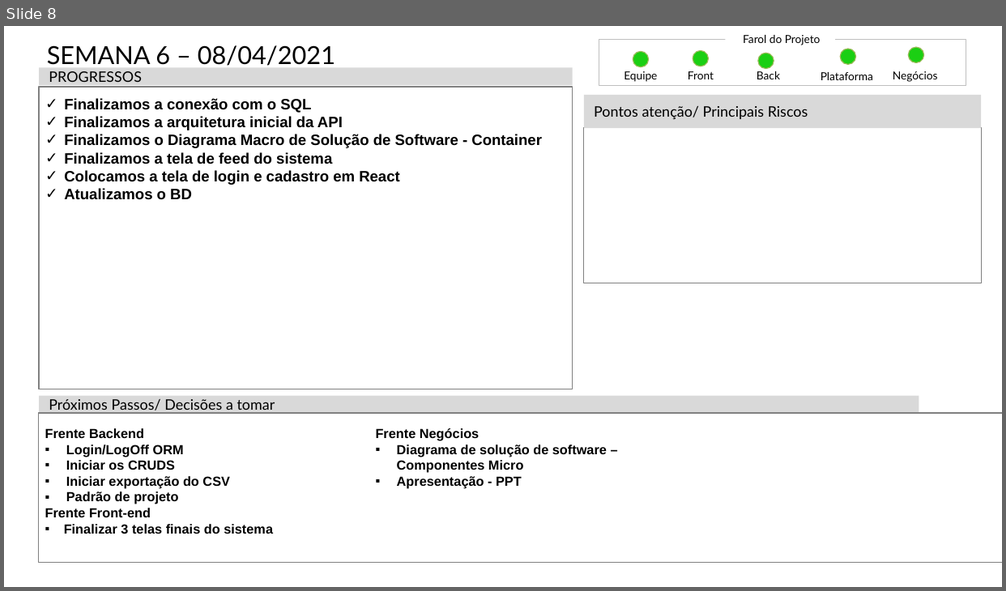
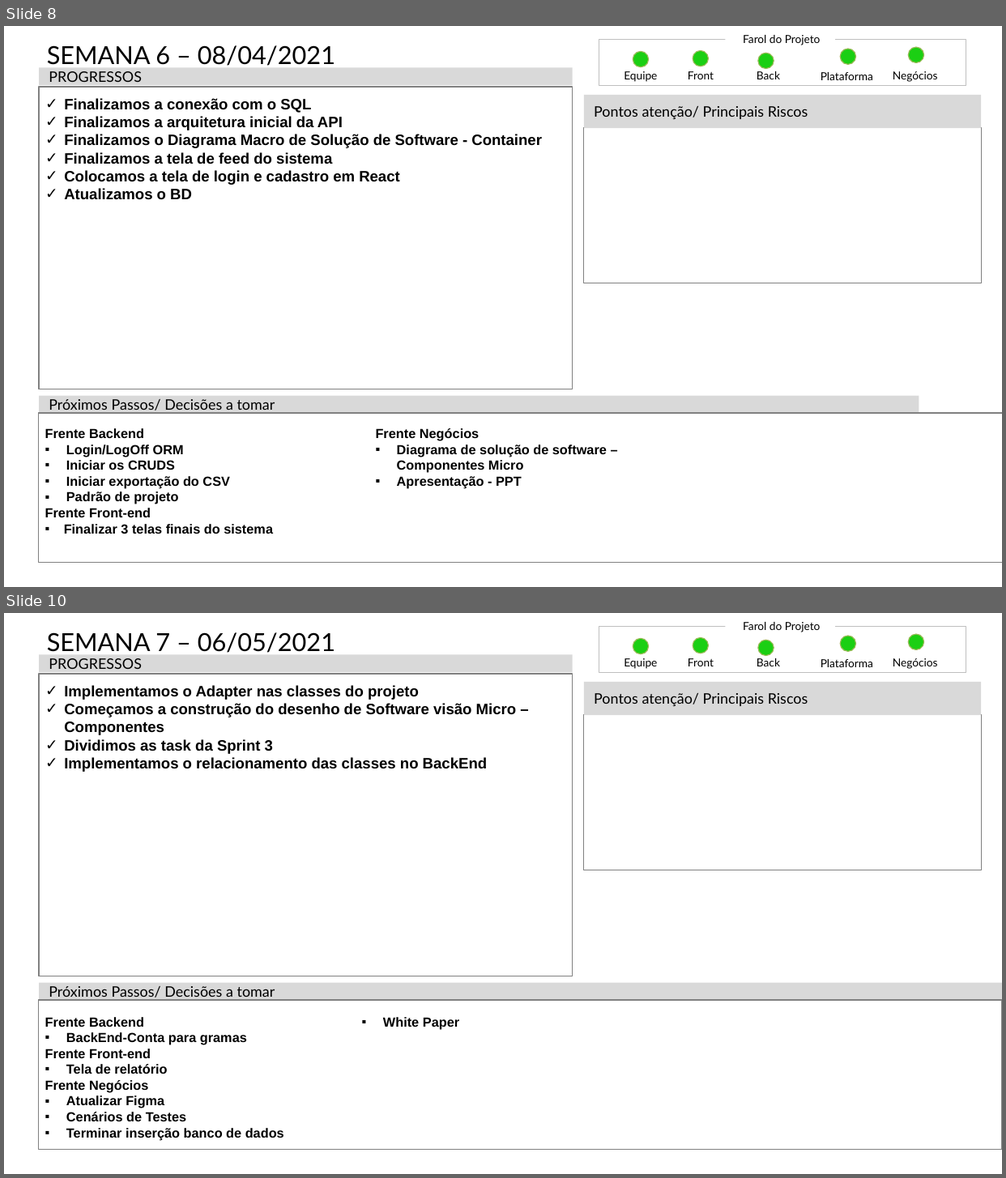
Before and after one commit to mileneoliveira/grupo04-react-web, a slide deck: Documentação/Status_Report/Mod_Status_Report-PI20202.pptx. Shown one above the other, each under a label of ours: slide 8 before the commit, slides 8 and 10 after it; the slides between them are not shown. The pictures are 1006x591 and 1006x1178 pixels, drawn with LibreOffice and Linux fonts; fonts in the diff are those of the drawing. Boxes give left, top, right and bottom in pixels: in the first picture for what was removed or moved away, otherwise in the second. Text is boxed around its words. In the diff, an @@ line names an element or a change of style, - is before the commit and + after.

```diff
--- a/Documentação/Status_Report/Mod_Status_Report-PI20202.pptx
+++ b/Documentação/Status_Report/Mod_Status_Report-PI20202.pptx
@@ slide 10 added at [4,613,1002,1174], background #FFFFFF @@
@@ title added at [47,632,335,653], 26.5 pt, text #000000 @@
+SEMANA 7 – 06/05/2021
@@ rectangle added at [599,627,966,673], outline #BFBFBF 0.5 pt @@
@@ text added at [743,622,820,632], 11.8 pt, text #000000 @@
+Farol do Projeto
@@ ellipse added at [841,636,856,651], fill #1BCF13, outline #9BBB59 1 pt @@
@@ ellipse added at [908,634,924,649], fill #1BCF13, outline #9BBB59 1 pt @@
@@ rectangle added at [39,654,572,672], fill #D9D9D9, 15.4 pt, text #000000 @@
+PROGRESSOS
@@ text added at [624,658,657,669], 11.8 pt, text #000000 @@
+Equipe
@@ ellipse added at [633,638,648,653], fill #1BCF13, outline #9BBB59 1 pt @@
@@ text added at [688,658,714,666], 11.8 pt, text #000000 @@
+Front
@@ ellipse added at [692,637,708,653], fill #1BCF13, outline #9BBB59 1 pt @@
@@ text added at [756,658,780,666], 11.8 pt, text #000000 @@
+Back
@@ ellipse added at [758,641,774,656], fill #1BCF13, outline #9BBB59 1 pt @@
@@ text added at [820,659,873,667], 11.8 pt, text #000000 @@
+Plataforma
@@ text added at [893,658,938,669], 11.8 pt, text #000000 @@
+Negócios
@@ rectangle added at [39,674,572,977], outline #808080 1 pt, 16 pt, text #000000, bold @@
+✓ Implementamos o Adapter nas classes do projeto
+✓ Começamos a construção do desenho de Software visão Micro – Componentes
+✓ Dividimos as task da Sprint 3
+✓ Implementamos o relacionamento das classes no BackEnd
@@ rectangle added at [584,682,981,715], fill #D9D9D9, 15.4 pt, text #000000 @@
+Pontos atenção/ Principais Riscos
@@ rectangle added at [584,715,981,871], outline #808080 1 pt @@
@@ rectangle added at [39,983,1002,1000], fill #D9D9D9, 15.4 pt, text #000000 @@
+Próximos Passos/ Decisões a tomar
@@ rectangle added at [39,1000,1002,1149], outline #808080 1 pt, 14 pt, text #000000, bold @@
+  Frente Backend
+  ▪ BackEnd-Conta para gramas
+  Frente Front-end
+  ▪ Tela de relatório
+  Frente Negócios
+  ▪ Atualizar Figma
+  ▪ Cenários de Testes
+  ▪ Terminar inserção banco de dados
+  ▪ White Paper
```
Also in this commit, not shown: 1 other slide added, 8 other files.
